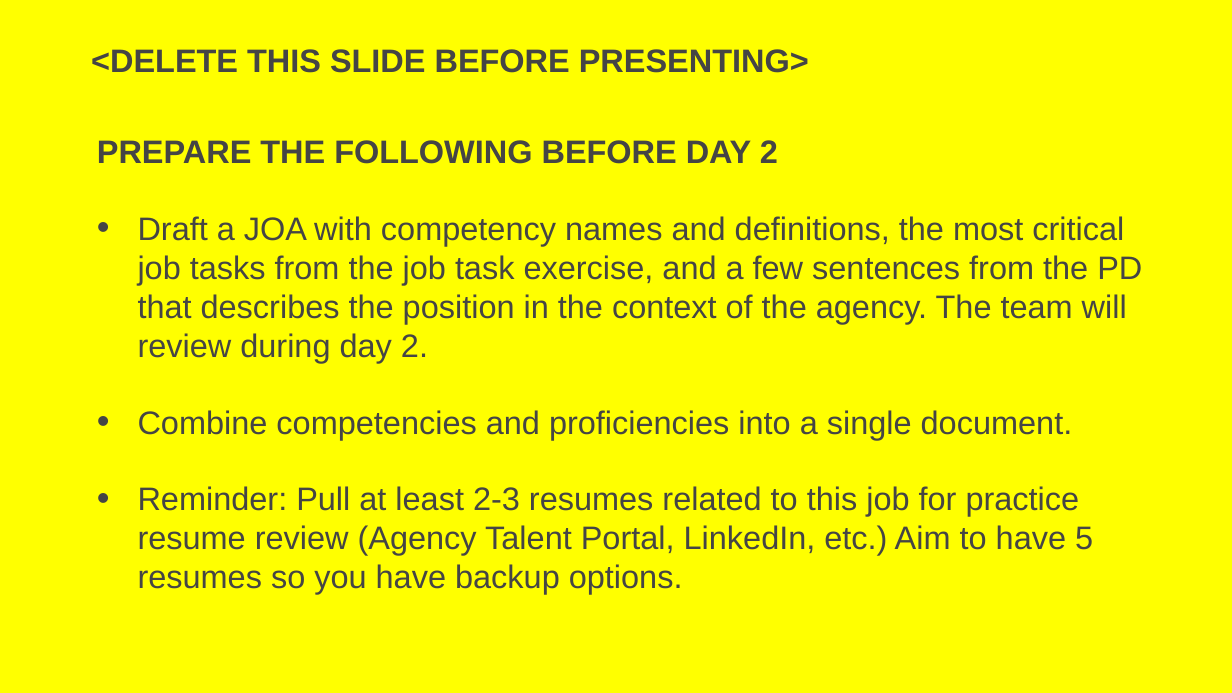
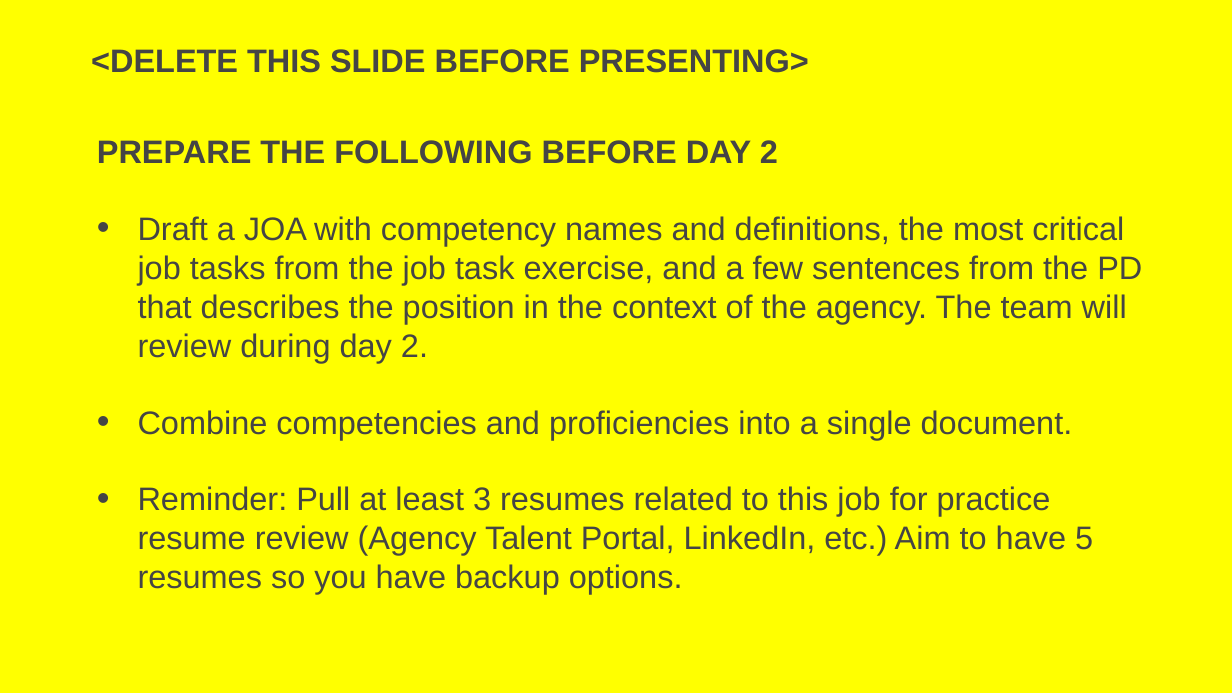
Before and after one commit to usds/SME-QA-Website, a slide deck: slide 26 of toolkit/job-analysis/job-analysis-presentation.pptx (slide 21 before the commit). Drawn at 1232x693 pixels with LibreOffice and Linux fonts; fonts in the diff are those of the drawing. Boxes give left, top, right and bottom in pixels: in the first picture for what was removed or moved away, otherwise in the second. Text is boxed around its words. In the diff, an @@ line names an element or a change of style, - is before the commit and + after.

Commit message:
update with multi-agency content

```diff
--- a/toolkit/job-analysis/job-analysis-presentation.pptx
+++ b/toolkit/job-analysis/job-analysis-presentation.pptx
@@ text at <box>138,486,1093,594</box>: text changed @@
-• Reminder: Pull at least 2-3 resumes related to this job for practice resume review (Agency Talent Portal, LinkedIn, etc.) Aim to have 5 resumes so you have backup options.
+• Reminder: Pull at least 3 resumes related to this job for practice resume review (Agency Talent Portal, LinkedIn, etc.) Aim to have 5 resumes so you have backup options.
```
Also in this commit, not shown: 5 other slides changed, 14 slides added.
